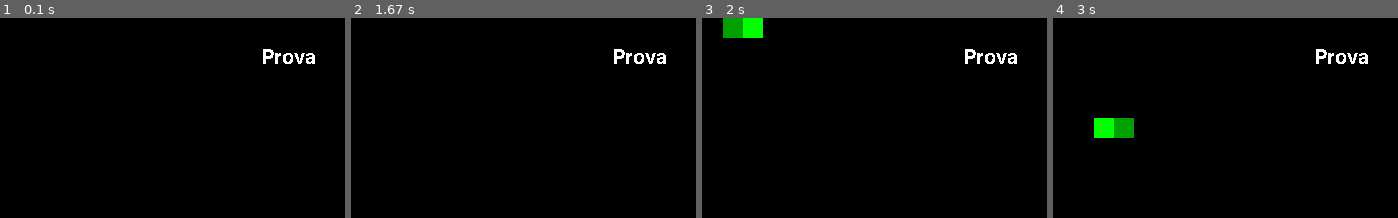
Above: before the commit, frames 1-4 (left to right).
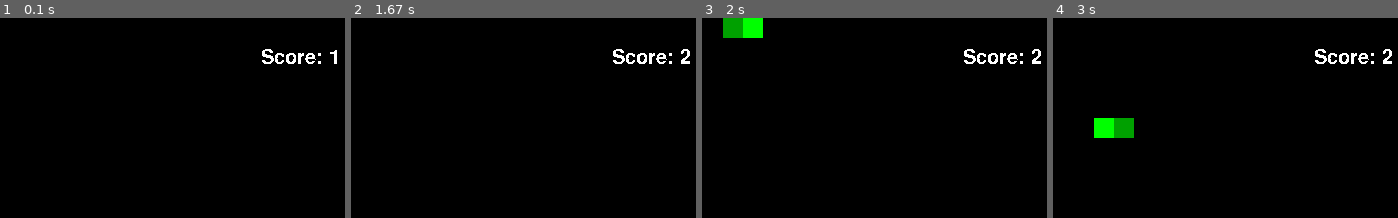
Above: after the commit, the same moments.

Repository: lolloz98/pygame_games
Game: pygame game, started from snake/main.py
The game is run twice, just before and just after one commit, with the same random seed, the same clock (stepped at 60 frames per second) and the same inputs.
Inputs:
- Up to frame 1 (0.1 s): no input
- Up to frame 2 (1.67 s): hold D 0.33-0.8 s; hold W 0.83-1.13 s; hold D 1.17-1.63 s
- Up to frame 3 (2 s): no input
- Up to frame 4 (3 s): hold S 2.23-2.53 s; hold A 2.57-2.97 s
The pictures show only the part of the screen within x 50-100%, y 0-50%; the shares and areas given below are measured in that part.

The runs differ from the first frame. In frame 1, 0.5% of the frame differs, in the area x 75-98%, y 15-23%; in frame 2, 0.5%, in the area x 75-99%, y 15-23%; in frame 3, 0.5%; in frame 4, 0.5%.

Commit message:
SNAKE Track score

Diff:
--- a/snake/main.py
+++ b/snake/main.py
@@ -24,8 +24,6 @@
 
 snake = Snake(snake_init_x, snake_init_y, grid_w, grid_h)
 tile_manager = TileManager(width, height, grid_w, grid_h, snake_init_x, snake_init_y)
-
-text_surface = test_font.render('Prova', False, '#FFFFFF')
 
 food = Food(grid_w, grid_h, food_init_x, food_init_y)
 
@@ -68,6 +66,8 @@
     snake.applyAdd()
     tile_manager.update(len(snake), snake.headPos(), snake.tailPos())
 
+    text_surface = test_font.render('Score: ' + str(len(snake)), False, '#FFFFFF')
+
     screen.blit(text_surface, (700, 30))
     pygame.display.update()
     # this function says that the loop will not run
